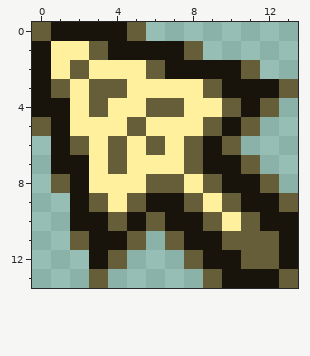
File history of a pixel-art file, wip/sprites/cursor.aseprite. The picture above was drawn from the file before the commit.
16x16 pixels, 1 frame. The old version is drawn lined up with the new one, on the new canvas.
The same view after the edit:
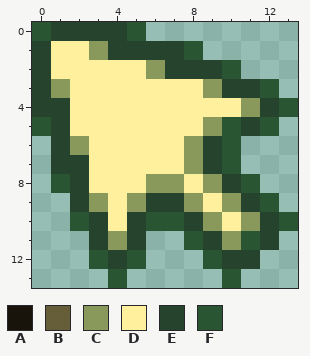
Palette (. is transparent): A #18140b  B #655e39  C #89985b  D #fff09d  E #26442d  F #2a5533
Difference:
canvas 16x16 -> 14x14 (the part of the old canvas that was cut away was empty and is not shown)
@@ x 0..13 @@
- 0 BAAAAB........
- 1 ADDBAAAAB.....
- 2 ADBDDDBAAAAB..
- 3 ABDBBDDDDBAAAB
- 4 AADBDDBBDDBAB.
- 5 BADDDBDDDBAB..
- 6 .ABDBDBDBAB...
- 7 .AADBDDDBAAB..
- 8 .BADDDBBDBAAB.
- 9 ..ABDBAABDBAAB
-10 ..AABABAABDBAA
-11 ..BAAB.BAABBBA
-12 ...AB...BAABBA
-13 ...B.....BAAAB
+ 0 FEEEEF........
+ 1 EDDCEEEEF.....
+ 2 EDDDDDCEEEF...
+ 3 ECDDDDDDDCEEF.
+ 4 EEDDDDDDDDDCEF
+ 5 FEDDDDDDDCFEF.
+ 6 .ECDDDDDCEF...
+ 7 .EEDDDDDCEF...
+ 8 .FEDDDCCDCEF..
+ 9 ..ECDCEECDCEF.
+10 ..FEDEFFECDCEF
+11 ...ECE..FECFE.
+12 ...FEF...FEE..
+13 ....F.....F...
